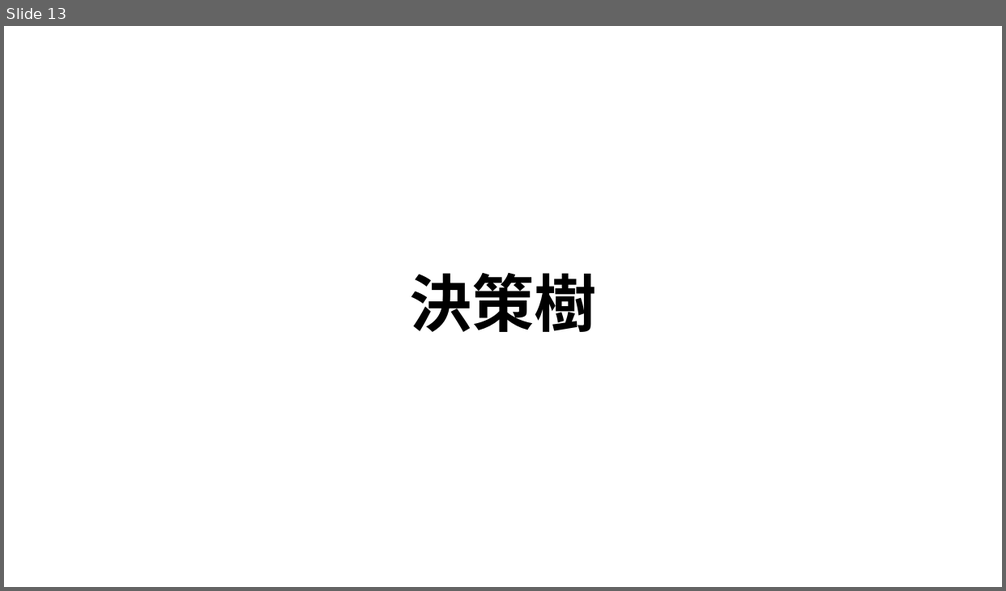
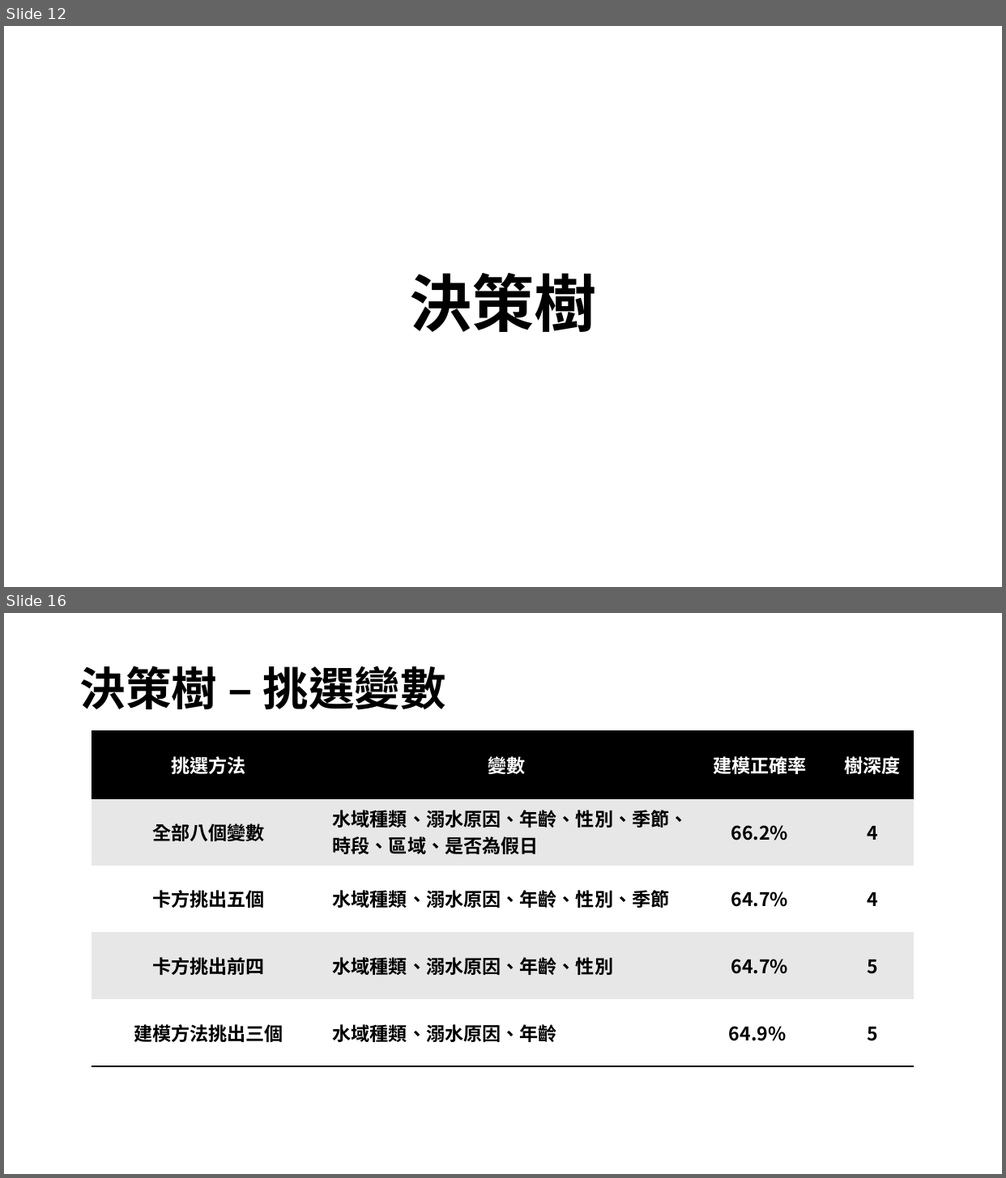
Before and after one commit to RyanLin987/Data-Mining-Project, a slide deck: 採礦期末報告.pptx. Shown one above the other, each under a label of ours: slide 13 before the commit, slides 12 and 16 after it; the slides between them are not shown. The pictures are 1006x591 and 1006x1178 pixels, drawn with LibreOffice and Linux fonts; fonts in the diff are those of the drawing. Boxes give left, top, right and bottom in pixels: in the first picture for what was removed or moved away, otherwise in the second. Text is boxed around its words. In the diff, an @@ line names an element or a change of style, - is before the commit and + after.

```diff
--- a/採礦期末報告.pptx
+++ b/採礦期末報告.pptx
@@ slide 16 added at [4, 613, 1002, 1174], background #FFFFFF @@
@@ title added at [80, 666, 446, 710], 44 pt, text #000000, bold @@
+決策樹 – 挑選變數
@@ table added at [91, 731, 914, 1067], 5 rows, 4 columns @@
+挑選方法 | 變數 | 建模正確率 | 樹深度
+全部八個變數 | 水域種類、溺水原因、年齡、性別、季節、 / 時段、區域、是否為假日 | 66.2% | 4
+卡方挑出五個 | 水域種類、溺水原因、年齡、性別、季節 | 64.7% | 4
+卡方挑出前四 | 水域種類、溺水原因、年齡、性別 | 64.7% | 5
+建模方法挑出三個 | 水域種類、溺水原因、年齡 | 64.9% | 5
@@ what was slide 13 is now slide 12 @@
```
Also in this commit, not shown: 5 slides changed, 24 other slides added, 16 slides removed, 2 other files.
